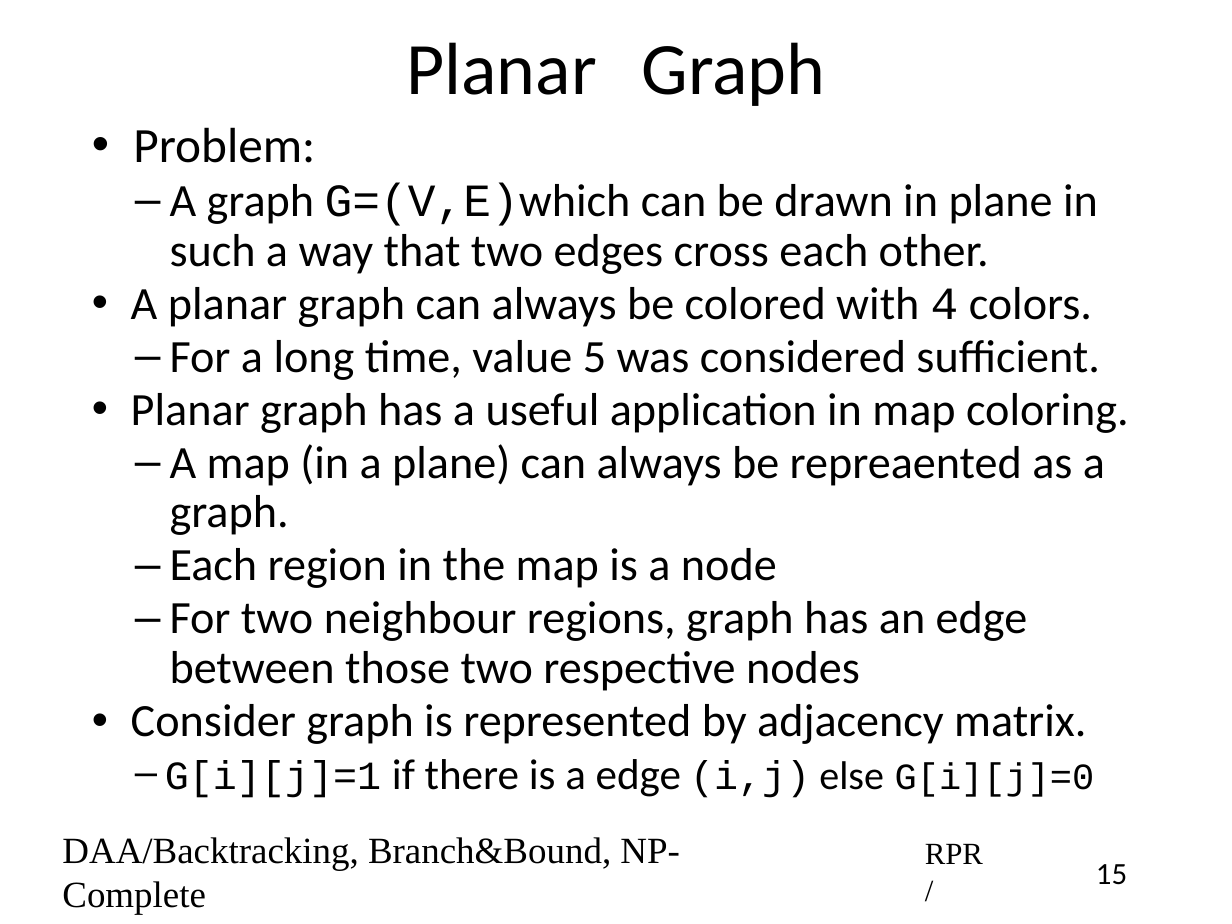
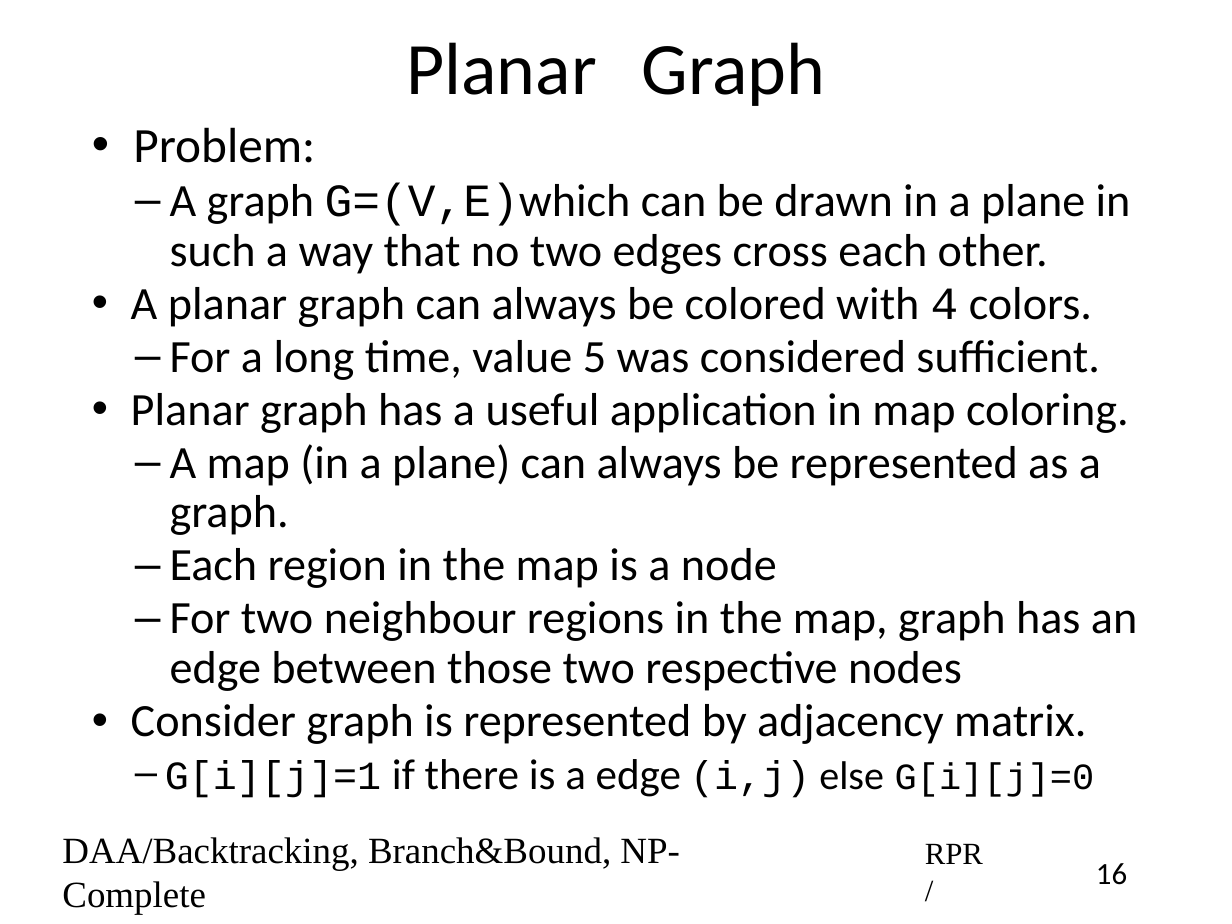
Before and after one commit to rprustagi/2019-17CS43-DAA, a slide deck: slide 16 of Slides-RPR/2019-H1-DAA-L43-BackTrack-algos.pptx (slide 15 before the commit). Drawn at 1232x924 pixels with LibreOffice and Linux fonts; fonts in the diff are those of the drawing. Boxes give left, top, right and bottom in pixels: in the first picture for what was removed or moved away, otherwise in the second. Text is boxed around its words. In the diff, an @@ line names an element or a change of style, - is before the commit and + after.

```diff
--- a/Slides-RPR/2019-H1-DAA-L43-BackTrack-algos.pptx
+++ b/Slides-RPR/2019-H1-DAA-L43-BackTrack-algos.pptx
@@ text at (x1=170, y1=183, x2=1131, y2=274): text changed @@
-  – A graph G=(V,E)which can be drawn in plane in such a way that two edges cross each other.
+  – A graph G=(V,E)which can be drawn in a plane in such a way that no two edges cross each other.
@@ text at (x1=170, y1=444, x2=1101, y2=535): text changed @@
-  – A map (in a plane) can always be repreaented as a graph.
+  – A map (in a plane) can always be represented as a graph.
@@ text at (x1=170, y1=601, x2=1137, y2=691): text changed @@
-  – For two neighbour regions, graph has an edge between those two respective nodes
+  – For two neighbour regions in the map, graph has an edge between those two respective nodes
@@ page number at (x1=1096, y1=863, x2=1127, y2=885): text changed @@
-15
+16
```
Also in this commit, not shown: 6 other slides changed, 1 slide added, 2 other files.
